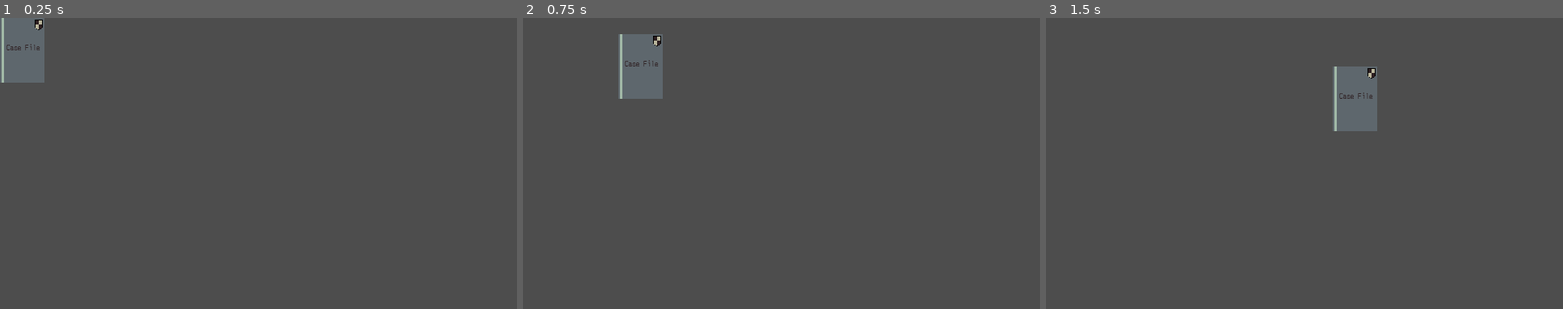
Above: before the commit, frames 1-3 (left to right).
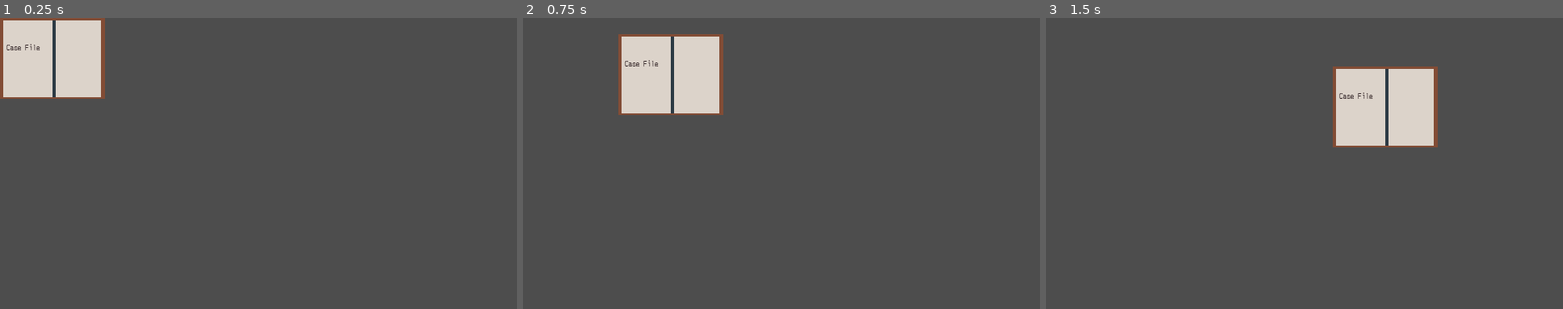
Above: after the commit, the same moments.

Repository: nanda-gopal-sb/sentenced
Game: Godot game, scene res://scenes/components/case_file.tscn
Same seed, same stepped clock (60 frames per second), same inputs: the game is played once before the commit and once after it. This scene is started directly instead of the project's main scene.
Inputs (mouse positions are in pixels of both pictures, inside the frame that each line leads up to):
- Up to frame 1 (0.25 s): no input
- Up to frame 2 (0.75 s): tap Enter at 0.5 s; drag from (543, 50) to (833, 99) at 0.52 s
- Up to frame 3 (1.5 s): tap Space at 1.25 s; drag from (1201, 178) to (1278, 221) at 1.27 s

The runs differ from the first frame. In frame 1, 5.6% of the frame differs, in the area x 0-21%, y 0-28%; in frame 2, 5.6%; in frame 3, 5.6%.

Commit message:
feat: added buttons

Diff:
--- a/scenes/components/case_file.tscn
+++ b/scenes/components/case_file.tscn
@@ -1,7 +1,7 @@
 [gd_scene format=3 uid="uid://b4uaiydi6e78d"]
 
-[ext_resource type="Texture2D" uid="uid://ryuna44lqaev" path="res://assets/sprites/folder_closed.png" id="1_3n1wy"]
 [ext_resource type="Script" uid="uid://c37mj3ya8slw6" path="res://scripts/game/cases_dragging.gd" id="1_7d02j"]
+[ext_resource type="Texture2D" uid="uid://d0etive5qxiuo" path="res://assets/sprites/folder_opened.png" id="2_2cn7k"]
 [ext_resource type="FontFile" uid="uid://dbg3y0uc8tdg7" path="res://assets/Merchant Copy.ttf" id="3_ho0yh"]
 [ext_resource type="Texture2D" uid="uid://b37vvw5bba0n2" path="res://assets/sprites/turn_button.png" id="4_2cn7k"]
 
@@ -17,9 +17,10 @@
 offset_right = 40.0
 offset_bottom = 40.0
 mouse_filter = 2
-texture = ExtResource("1_3n1wy")
+texture = ExtResource("2_2cn7k")
 
 [node name="CaseFile" type="RichTextLabel" parent="." unique_id=421754479]
+visible = false
 layout_mode = 0
 offset_left = 8.0
 offset_top = 32.0
@@ -69,3 +70,25 @@
 offset_bottom = 98.0
 rotation = 6.2831855
 texture_normal = ExtResource("4_2cn7k")
+
+[node name="Line2D" type="Line2D" parent="." unique_id=1989867299]
+
+[node name="ChoiceOverlay" type="VBoxContainer" parent="." unique_id=1642187027]
+visible = false
+layout_mode = 0
+offset_left = 72.0
+offset_top = 48.0
+offset_right = 122.0
+offset_bottom = 82.0
+
+[node name="DeathPenalty" type="Button" parent="ChoiceOverlay" unique_id=1758991700]
+layout_mode = 2
+theme_override_fonts/font = ExtResource("3_ho0yh")
+theme_override_font_sizes/font_size = 9
+text = "Death Penalty"
+
+[node name="CourtSummon" type="Button" parent="ChoiceOverlay" unique_id=1749761198]
+layout_mode = 2
+theme_override_fonts/font = ExtResource("3_ho0yh")
+theme_override_font_sizes/font_size = 9
+text = "Summon Court"
--- a/scripts/game/cases_dragging.gd
+++ b/scripts/game/cases_dragging.gd
@@ -10,7 +10,7 @@
 @onready var right_page_label: RichTextLabel = $RightText
 @onready var page_turn_btn: TextureButton = $RghtTurnButton
 @onready var page_back_btn: TextureButton = $LeftTurnButton
-
+@onready var choice_overlay: VBoxContainer = $ChoiceOverlay
 # Data structure holding individual page strings.
 # Each entry in the array represents ONE single page face.
 var folder_pages: Array[String] = [
